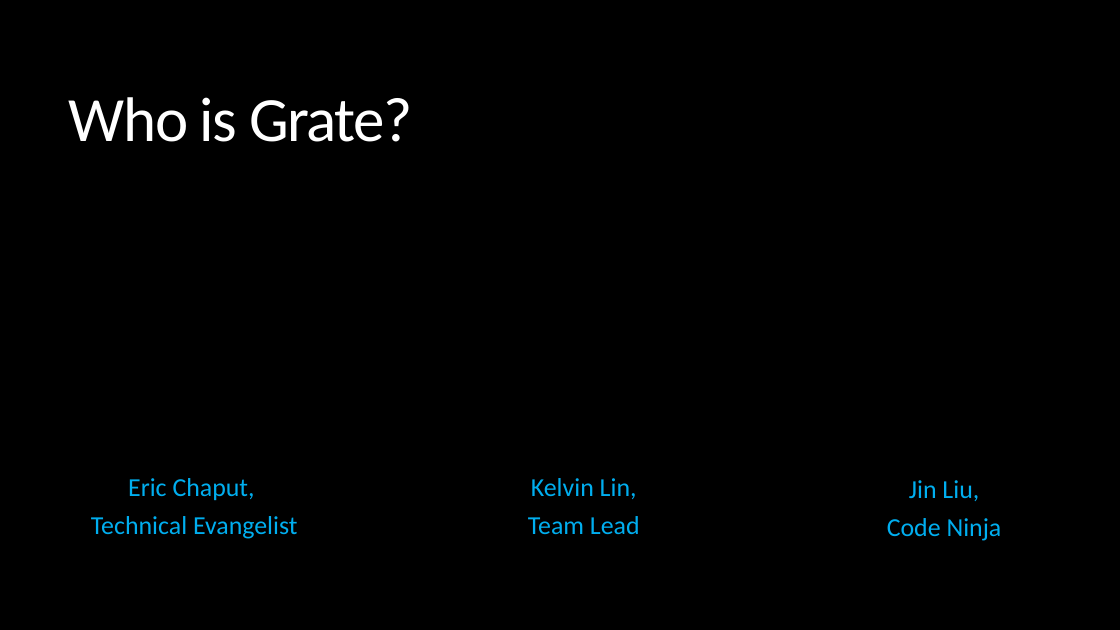
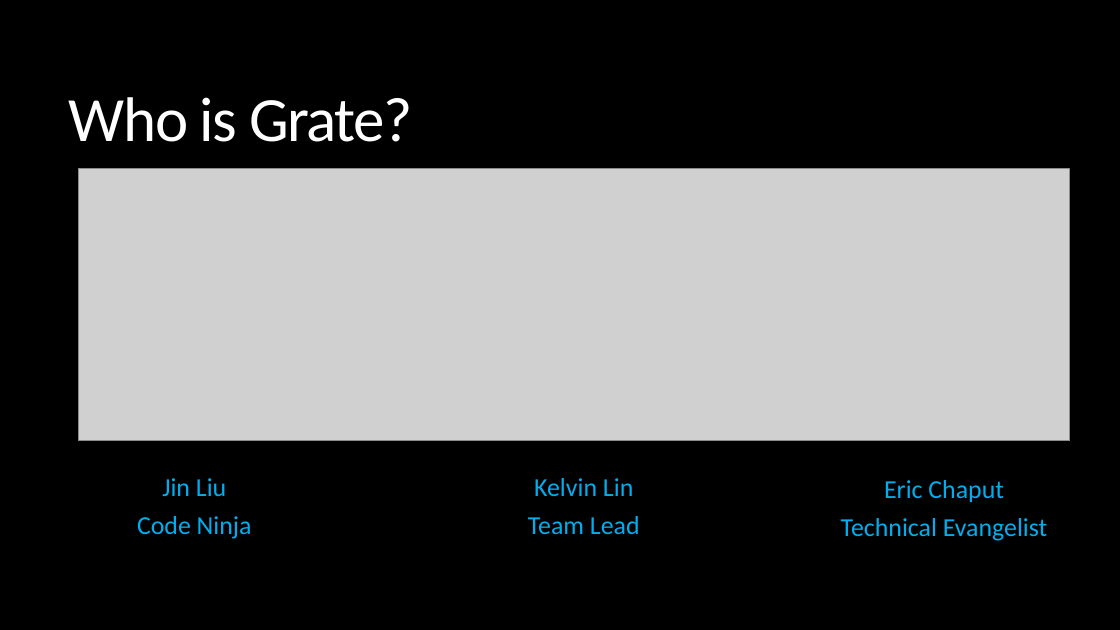
Before and after one commit to KelvinKKLin/GrateBox, a slide deck: slide 2 of Presentation.pptx. Drawn at 1120x630 pixels with LibreOffice and Linux fonts; fonts in the diff are those of the drawing; grey boxes stand for pictures. Boxes give left, top, right and bottom in pixels: in the first picture for what was removed or moved away, otherwise in the second. Text is boxed around its words. In the diff, an @@ line names an element or a change of style, - is before the commit and + after.

```diff
--- a/Presentation.pptx
+++ b/Presentation.pptx
@@ picture added at (79,169,1070,441) @@
@@ text at (137,478,252,539): text changed @@
-  Eric Chaput,
-  Technical Evangelist
+  Jin Liu
+  Code Ninja
@@ text at (534,478,633,496): text changed @@
-  Kelvin Lin,
+  Kelvin Lin
@@ text at (841,480,1048,541): text changed @@
-  Jin Liu,
-  Code Ninja
+  Eric Chaput
+  Technical Evangelist
```
Also in this commit, not shown: 6 other slides changed.
